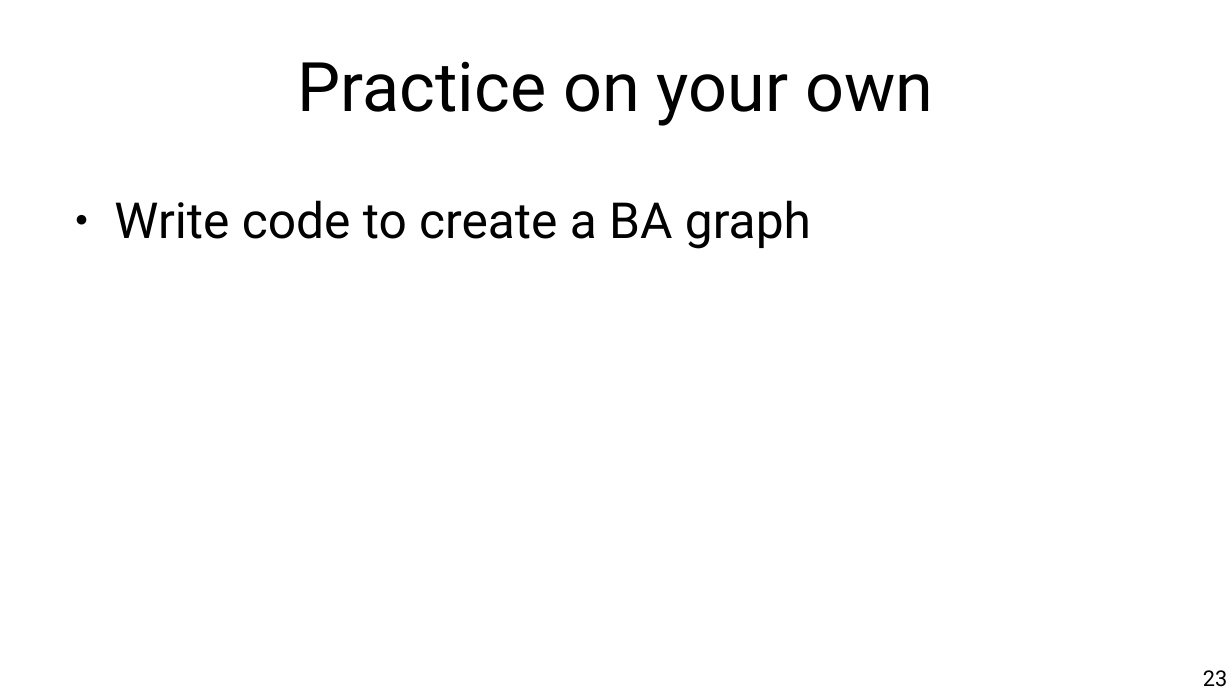
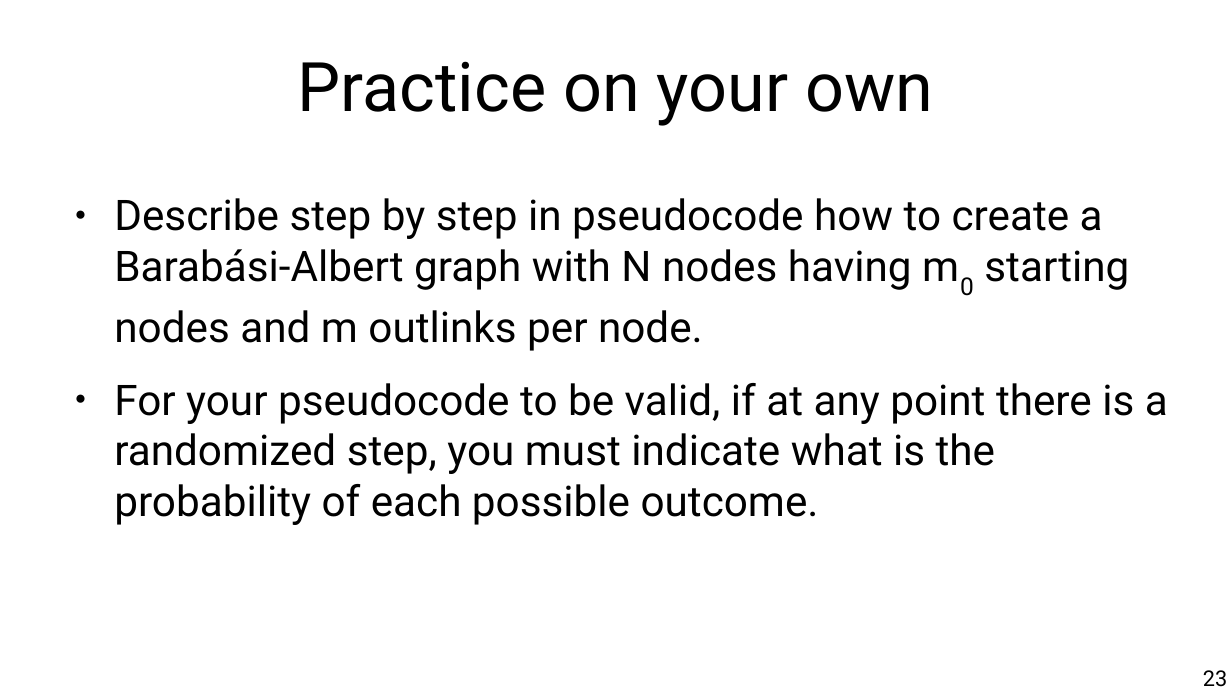
Before and after one commit to chatox/networks-science-course, a slide deck: slide 23 of theory/odp/tt11_preferential_attachment.odp. Drawn at 1232x693 pixels with LibreOffice and Linux fonts; fonts in the diff are those of the drawing. Boxes give left, top, right and bottom in pixels: in the first picture for what was removed or moved away, otherwise in the second. Text is boxed around its words. In the diff, an @@ line names an element or a change of style, - is before the commit and + after.

```diff
--- a/theory/odp/tt11_preferential_attachment.odp
+++ b/theory/odp/tt11_preferential_attachment.odp
@@ text at <box>114,198,1168,525</box>: text changed; size 32 to 27.2 pt @@
-● Write code to create a BA graph
+● Describe step by step in pseudocode how to create a Barabási-Albert graph with N nodes having m0 starting nodes and m outlinks per node.
+● For your pseudocode to be valid, if at any point there is a randomized step, you must indicate what is the probability of each possible outcome.
```
Also in this commit, not shown: 3 other slides changed, 6 other files.
